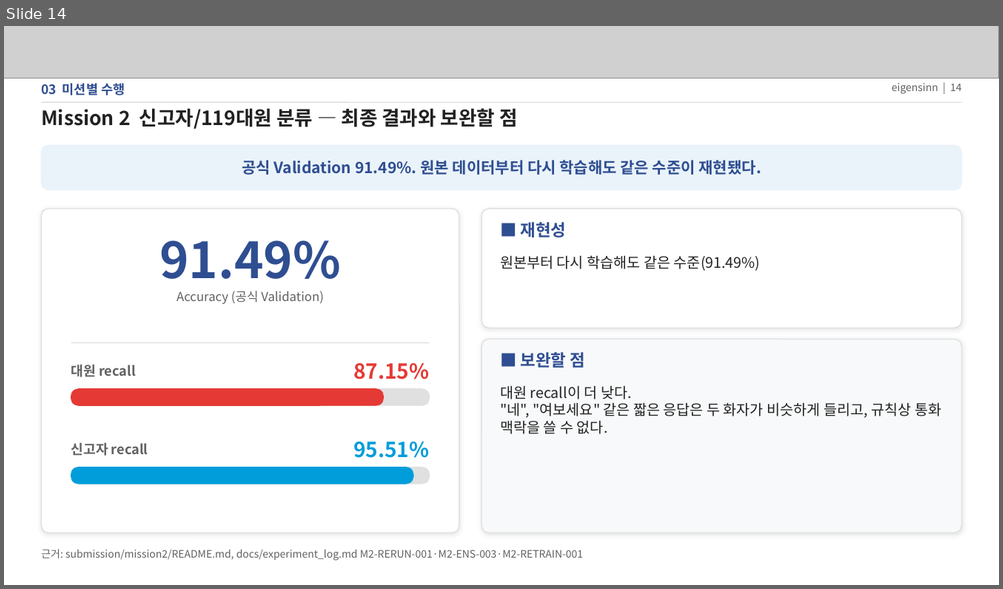
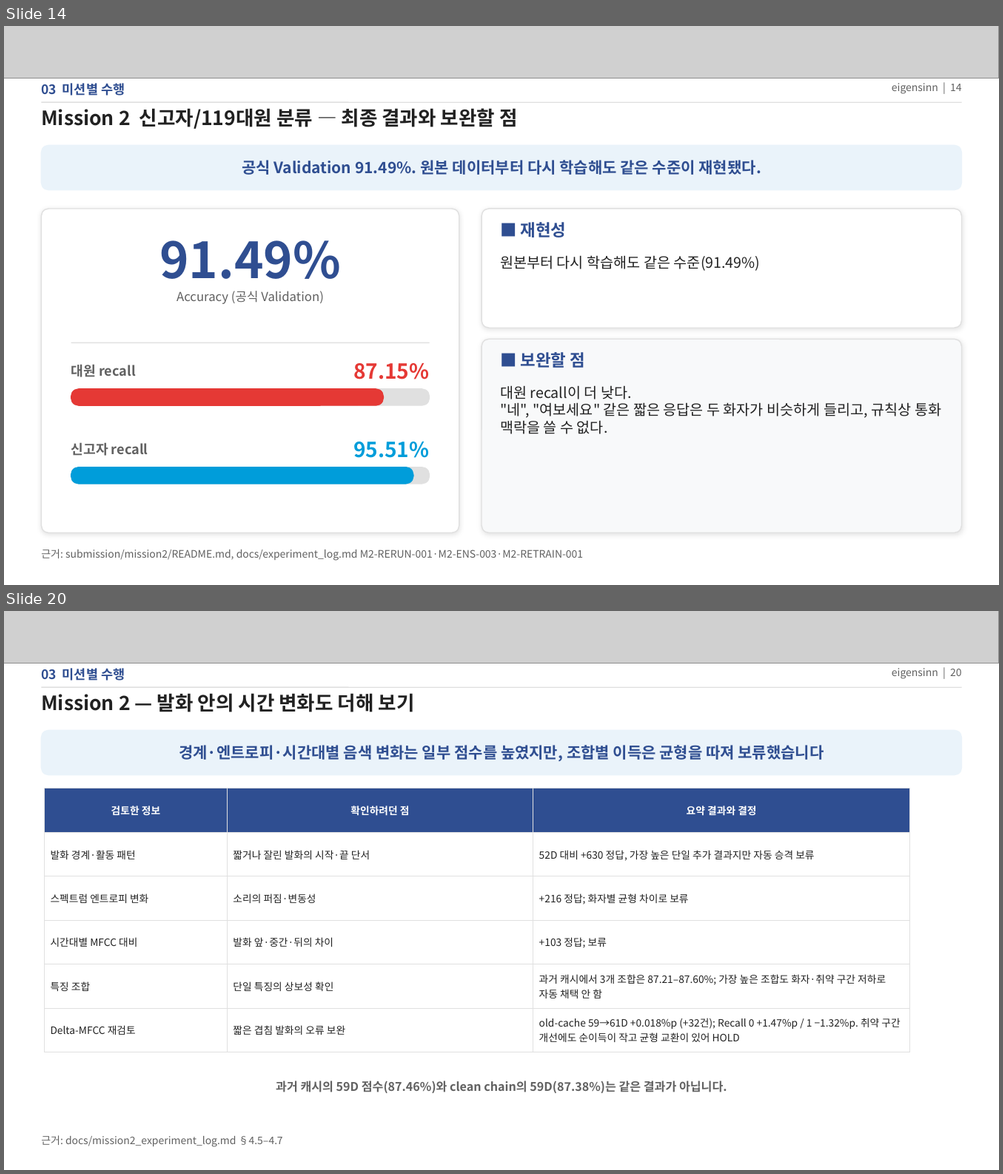
Before and after one commit to eigensinn-dcc2026/prelim, a slide deck: ppt/DCC2026_예선_결과정리.pptx. Shown one above the other, each under a label of ours: slide 14 before the commit, slides 14 and 20 after it; the slides between them are not shown. The pictures are 1003x589 and 1003x1174 pixels, drawn with LibreOffice and Linux fonts; fonts in the diff are those of the drawing; grey boxes stand for pictures. Boxes give left, top, right and bottom in pixels: in the first picture for what was removed or moved away, otherwise in the second. Text is boxed around its words. In the diff, an @@ line names an element or a change of style, - is before the commit and + after.

Commit message:
docs: 예선 결과 PPT 최신 통합본 반영

```diff
--- a/ppt/DCC2026_예선_결과정리.pptx
+++ b/ppt/DCC2026_예선_결과정리.pptx
@@ slide 20 added at (4, 611, 999, 1170), background #FFFFFF @@
@@ picture added at (4, 611, 999, 664) @@
@@ text added at (41, 668, 125, 681), 12.5 pt, text #2F4E91, bold @@
+03 미션별 수행
@@ text added at (891, 668, 962, 679), 10 pt, text #616161 @@
+eigensinn | 20
@@ line added from (41, 687) to (962, 687), #E0E0E0 1 pt @@
@@ text added at (41, 693, 415, 712), 19 pt, text #212121, bold @@
+Mission 2 — 발화 안의 시간 변화도 더해 보기
@@ rounded rectangle added at (41, 730, 962, 775), fill #EAF3FA, outline #EAF3FA 1 pt @@
@@ text added at (179, 745, 824, 761), 15 pt, text #2F4E91, bold @@
+경계·엔트로피·시간대별 음색 변화는 일부 점수를 높였지만, 조합별 이득은 균형을 따져 보류했습니다
@@ table added at (44, 789, 910, 1045), 6 rows, 3 columns @@
+검토한 정보 | 확인하려던 점 | 요약 결과와 결정
+발화 경계·활동 패턴 | 짧거나 잘린 발화의 시작·끝 단서 | 52D 대비 +630 정답, 가장 높은 단일 추가 결과지만 자동 승격 보류
+스펙트럼 엔트로피 변화 | 소리의 퍼짐·변동성 | +216 정답; 화자별 균형 차이로 보류
+시간대별 MFCC 대비 | 발화 앞·중간·뒤의 차이 | +103 정답; 보류
+특징 조합 | 단일 특징의 상보성 확인 | 과거 캐시에서 3개 조합은 87.21–87.60%; 가장 높은 조합도 화자·취약 구간 저하로 자동 채택 안 함
+Delta-MFCC 재검토 | 짧은 겹침 발화의 오류 보완 | old-cache 59→61D +0.018%p (+32건); Recall 0 +1.47%p / 1 −1.32%p. 취약 구간 개선에도 순이득이 작고 균형 교환이 있어 HOLD
@@ text added at (276, 1081, 727, 1093), 11.5 pt, text #616161, bold @@
+과거 캐시의 59D 점수(87.46%)와 clean chain의 59D(87.38%)는 같은 결과가 아닙니다.
@@ text added at (41, 1136, 283, 1147), 10 pt, text #616161 @@
+근거: docs/mission2_experiment_log.md §4.5–4.7
```
Also in this commit, not shown: 9 slides changed, 13 other slides added.
